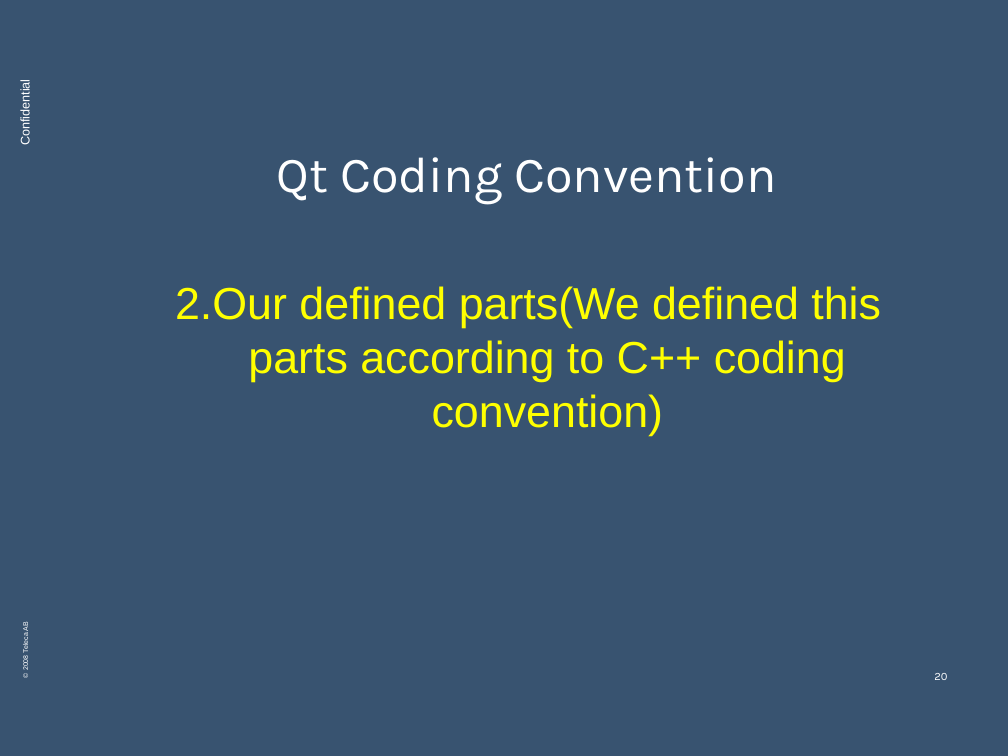
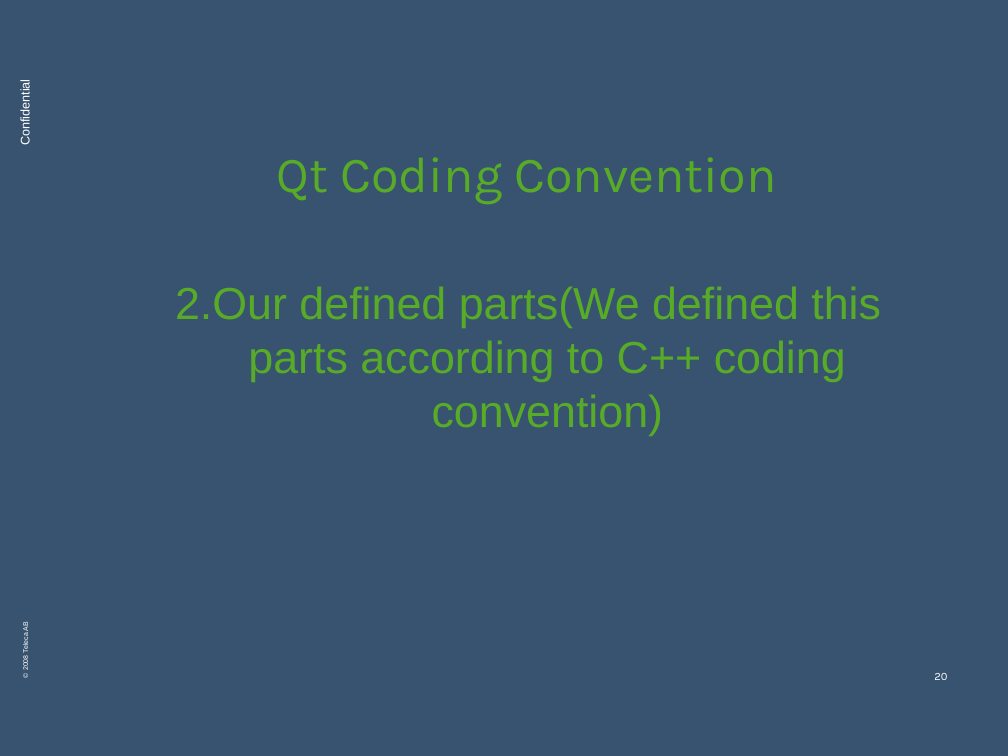
Before and after one commit to kref/mobileim, a slide deck: slide 20 of Personal_modle_file/Johnny_Liu/QT coding convention.ppt. Drawn at 1008x756 pixels with LibreOffice and Linux fonts; fonts in the diff are those of the drawing; background and template pictures are left out. Boxes give left, top, right and bottom in pixels: in the first picture for what was removed or moved away, otherwise in the second. Text is boxed around its words. In the diff, an @@ line names an element or a change of style, - is before the commit and + after.

```diff
--- a/Personal_modle_file/Johnny_Liu/QT coding convention.ppt
+++ b/Personal_modle_file/Johnny_Liu/QT coding convention.ppt
@@ title "Qt Coding Convention" at box(277, 157, 776, 204): text colour #FFFFFF to #58AB27 @@
@@ text "2.Our defined parts(We defined this ..." at box(175, 286, 881, 436): text colour #FFFF00 to #58AB27 @@
```
Also in this commit, not shown: 32 other slides changed, 5 other files.
